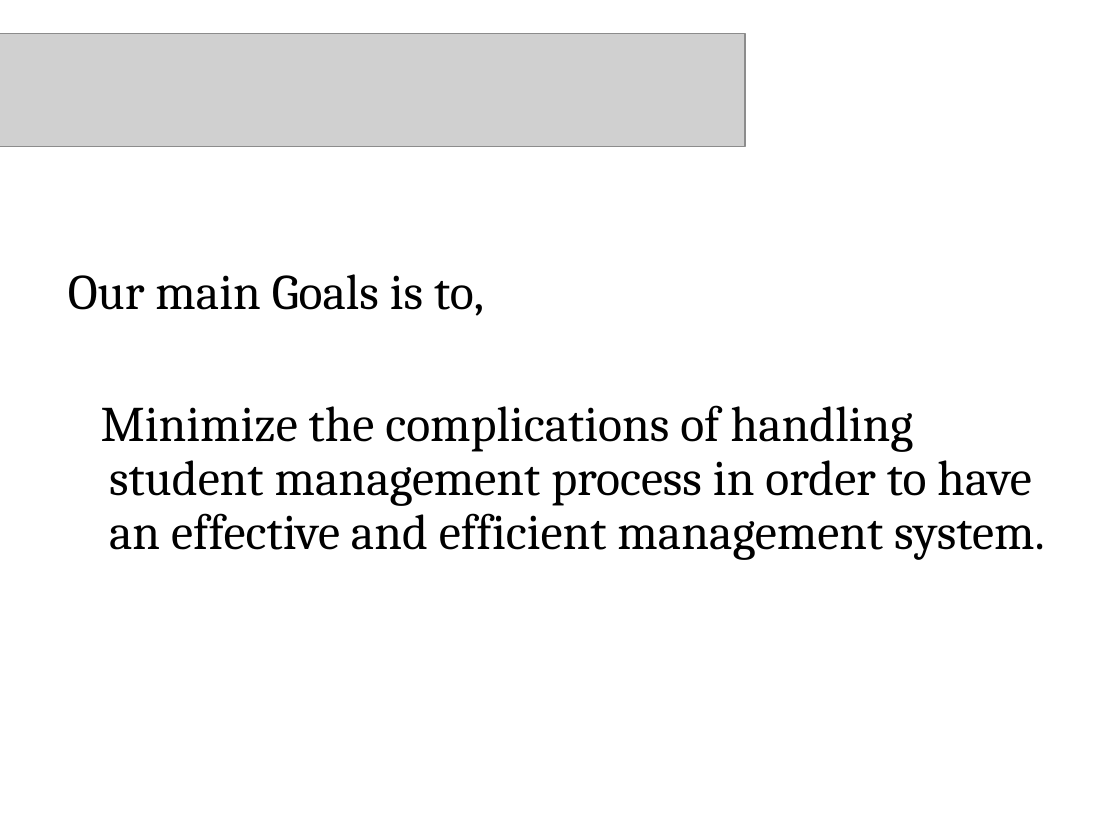
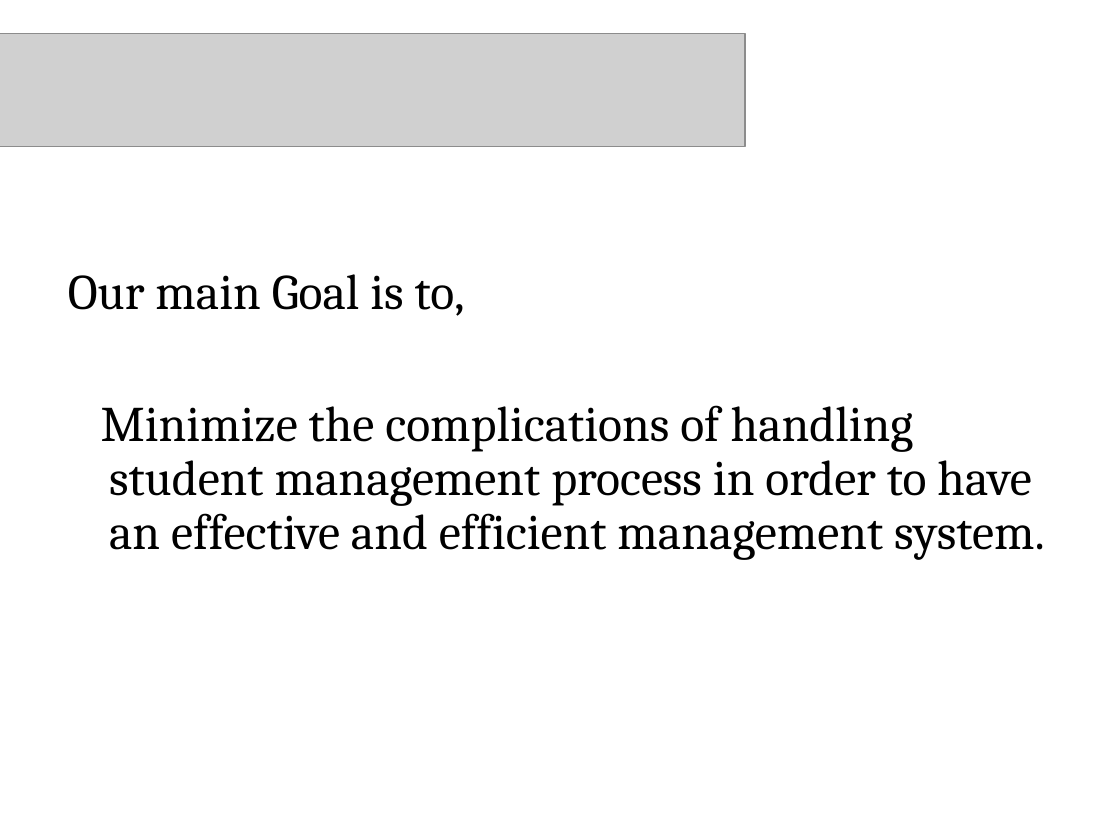
Before and after one commit to charitha09/BIT-Information-Management-System, a slide deck: slide 8 of Documents/Group14.ppt. Drawn at 1120x840 pixels with LibreOffice and Linux fonts; fonts in the diff are those of the drawing; grey boxes stand for pictures; background and template pictures are left out. Boxes give left, top, right and bottom in pixels: in the first picture for what was removed or moved away, otherwise in the second. Text is boxed around its words. In the diff, an @@ line names an element or a change of style, - is before the commit and + after.

```diff
--- a/Documents/Group14.ppt
+++ b/Documents/Group14.ppt
@@ text at [68,274,465,316]: text changed @@
-Our main Goals is to,
+Our main Goal is to,
```
Also in this commit, not shown: 9 other slides changed, 4 slides added, 6 slides removed.
